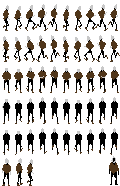
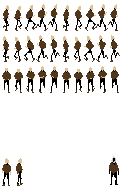
Layers edited between the first and the second (120, 186) image:
removed layer "running up arms" over (2, 104, 11, 110)
painted on "down poncho" over (8, 76, 118, 80)
painted on "running down arms" over (4, 72, 118, 80)
painted on "running down still" over (2, 158, 11, 175)
removed layer "running up copy" over (3, 128, 118, 155)
removed layer "running up" over (3, 97, 118, 124)
painted on "running down" over (5, 66, 116, 73)
painted on "Running left" over (2, 35, 115, 51)
painted on "right still" over (18, 158, 34, 186)
painted on "Running right" over (5, 4, 118, 20)
